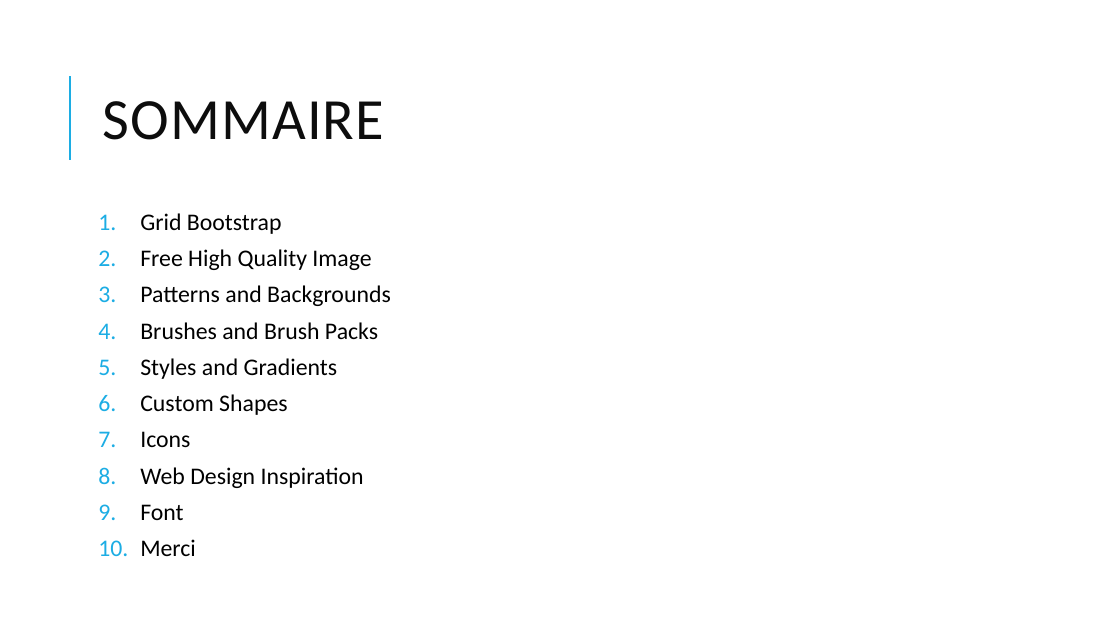
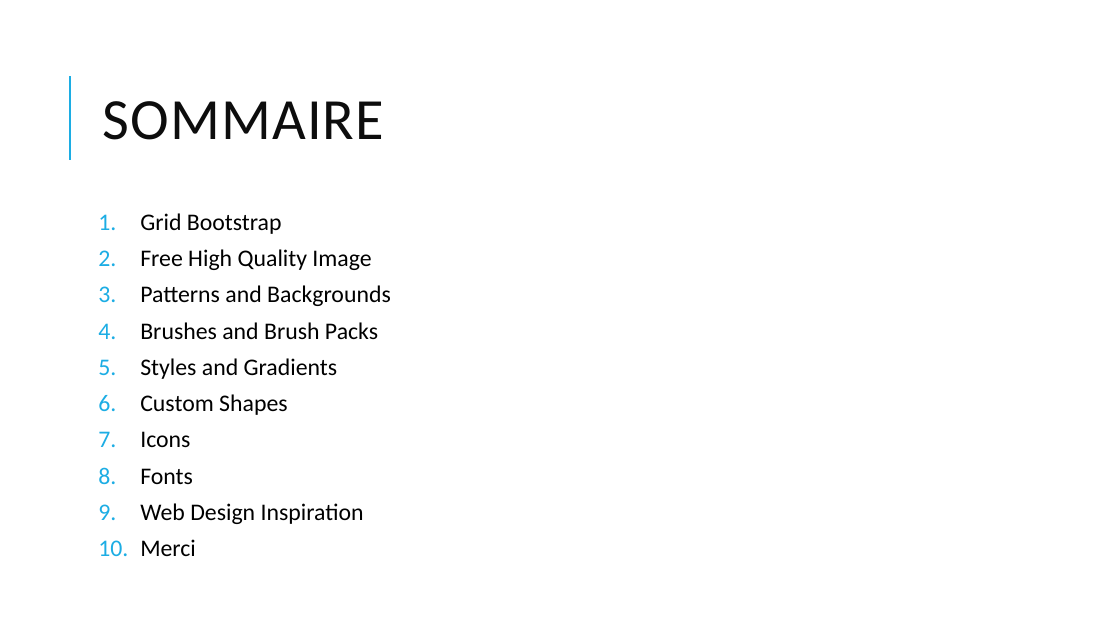
Before and after one commit to lasridouae/Photoshop-Web-Design, a slide deck: slide 2 of 4. Avoir une base d’images HQR (High Quality Resources)/Avoir une base d’images HQR (High Quality Resources).pptx. Drawn at 1120x630 pixels with LibreOffice and Linux fonts; fonts in the diff are those of the drawing. Boxes give left, top, right and bottom in pixels: in the first picture for what was removed or moved away, otherwise in the second. Text is boxed around its words. In the diff, an @@ line names an element or a change of style, - is before the commit and + after.

```diff
--- a/4. Avoir une base d’images HQR (High Quality Resources)/Avoir une base d’images HQR (High Quality Resources).pptx
+++ b/4. Avoir une base d’images HQR (High Quality Resources)/Avoir une base d’images HQR (High Quality Resources).pptx
@@ text at <box>140,468,193,484</box>: paragraph added @@
+8. Fonts
@@ text at <box>140,504,183,520</box>: paragraph removed @@
-9. Font
```
Also in this commit, not shown: 1 slide added, 2 other files.
